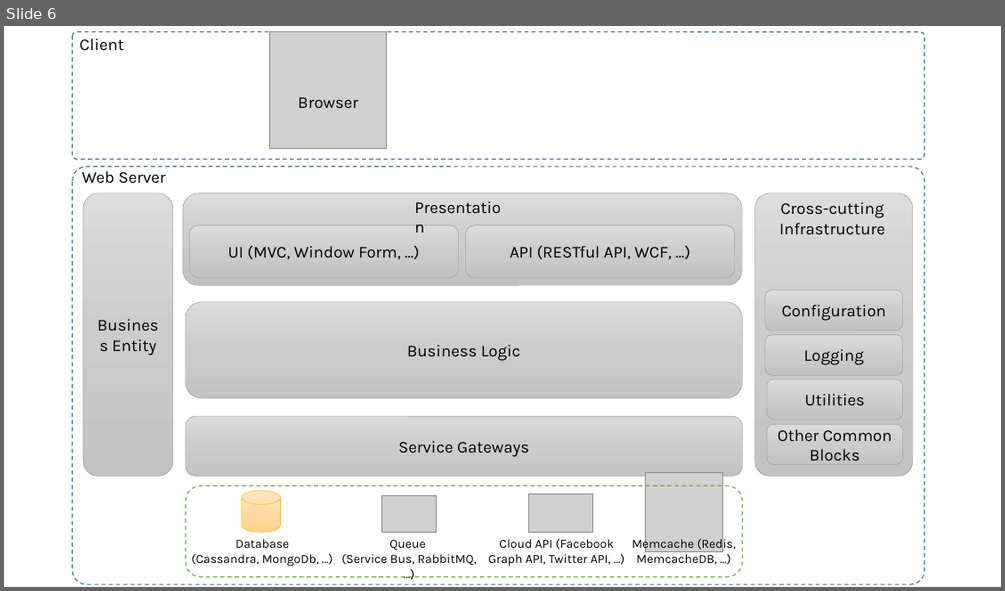
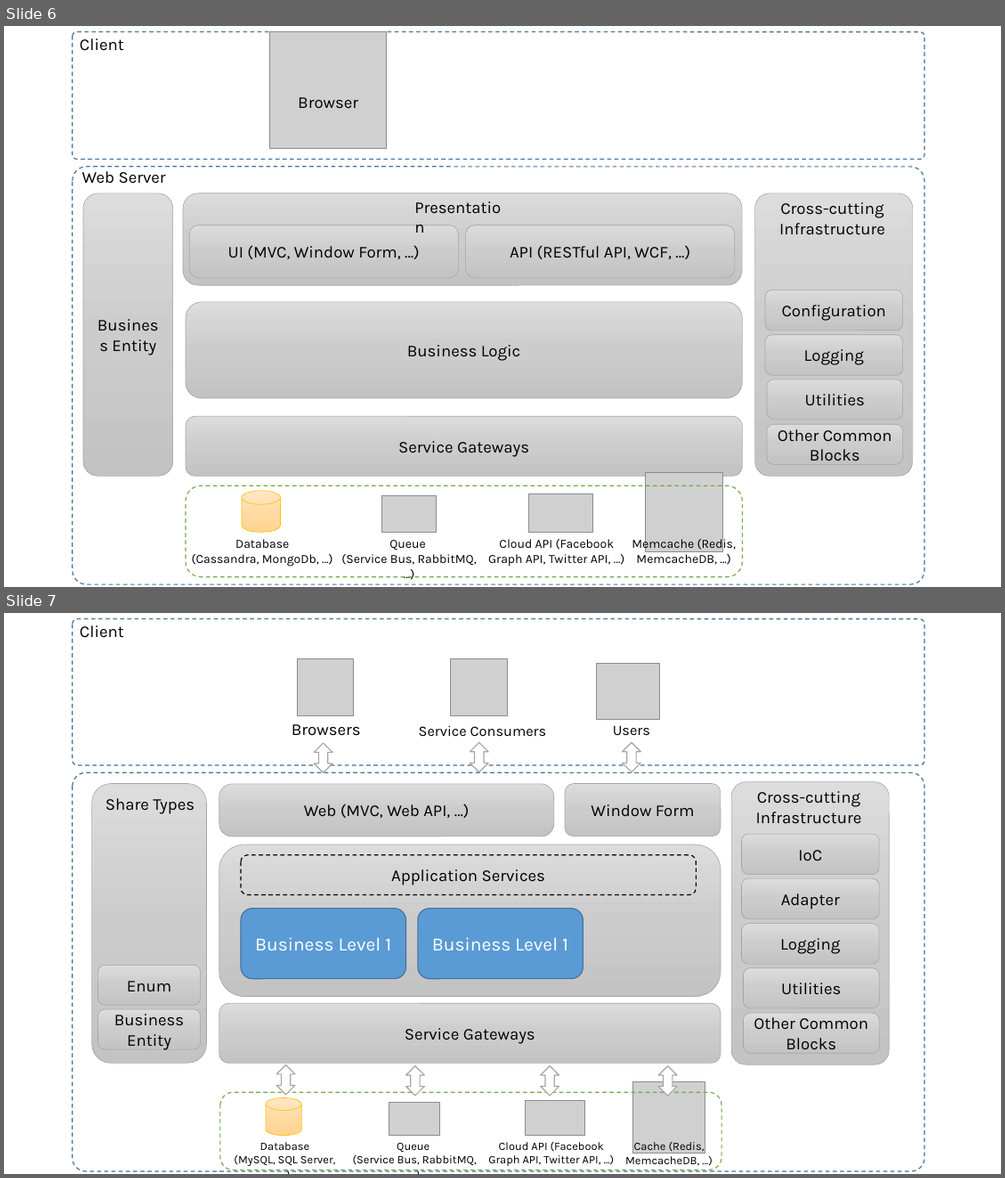
Before and after one commit to liepnguyen/Planru, a slide deck: Documents/Lessons Learned From Agile Quality Assurance In Scrum.pptx. Shown one above the other, each under a label of ours: slide 6 before the commit, slides 6 and 7 after it. The pictures are 1005x591 and 1005x1178 pixels, drawn with LibreOffice and Linux fonts; fonts in the diff are those of the drawing; grey boxes stand for pictures. Boxes give left, top, right and bottom in pixels: in the first picture for what was removed or moved away, otherwise in the second. Text is boxed around its words. In the diff, an @@ line names an element or a change of style, - is before the commit and + after.

```diff
--- a/Documents/Lessons Learned From Agile Quality Assurance In Scrum.pptx
+++ b/Documents/Lessons Learned From Agile Quality Assurance In Scrum.pptx
@@ slide 7 added at bbox=[4, 613, 1001, 1174], background #FFFFFF @@
@@ rounded rectangle added at bbox=[72, 619, 924, 765], outline #43739E 1 pt dashed @@
@@ text added at bbox=[80, 625, 124, 638], 16 pt, text #000000 @@
+Client
@@ picture added at bbox=[297, 659, 354, 716] @@
@@ picture added at bbox=[451, 659, 507, 716] @@
@@ picture added at bbox=[596, 663, 660, 719] @@
@@ text added at bbox=[291, 724, 361, 736], 16 pt, text #000000 @@
+Browsers
@@ up down arrow added at bbox=[315, 743, 333, 773], fill #FFFFFF, outline #A5A5A5 1 pt @@
@@ text added at bbox=[419, 725, 546, 736], 14 pt, text #000000 @@
+Service Consumers
@@ up down arrow added at bbox=[469, 742, 488, 772], fill #FFFFFF, outline #A5A5A5 1 pt @@
@@ text added at bbox=[613, 725, 650, 735], 14 pt, text #000000 @@
+Users
@@ up down arrow added at bbox=[623, 742, 641, 772], fill #FFFFFF, outline #A5A5A5 1 pt @@
@@ rounded rectangle added at bbox=[72, 773, 924, 1172], outline #43739E 1 pt dashed @@
@@ rounded rectangle added at bbox=[219, 784, 554, 835], fill gradient #DDDDDD to #CDCDCD to #C4C4C4, outline #A5A5A5 0.5 pt, 16 pt, text #000000 @@
+Web (MVC, Web API, …)
@@ rounded rectangle added at bbox=[565, 784, 720, 835], fill gradient #DDDDDD to #CDCDCD to #C4C4C4, outline #A5A5A5 0.5 pt, 16 pt, text #000000 @@
+Window Form
@@ rounded rectangle added at bbox=[219, 844, 721, 997], fill gradient #DDDDDD to #CDCDCD to #C4C4C4, outline #A5A5A5 0.5 pt @@
@@ group added at bbox=[732, 782, 890, 1064]: 6 rounded rectangles, 1 text @@
+Cross-cutting Infrastructure
+Logging
+Utilities
+Adapter
+Other Common Blocks
+IoC
@@ rounded rectangle added at bbox=[241, 855, 696, 895], outline #000000 1 pt dashed, 16 pt, text #000000 @@
+Application Services
@@ rounded rectangle added at bbox=[241, 908, 406, 979], fill #5B9BD5, outline #43739E 1 pt, 18 pt, text #FFFFFF @@
+Business Level 1
@@ rounded rectangle added at bbox=[418, 908, 582, 979], fill #5B9BD5, outline #43739E 1 pt, 18 pt, text #FFFFFF @@
+Business Level 1
@@ group added at bbox=[91, 784, 206, 1063]: 3 rounded rectangles, 1 text @@
+Share Types
+Business Entity
+Enum
@@ rounded rectangle added at bbox=[219, 1004, 721, 1063], fill gradient #DDDDDD to #CDCDCD to #C4C4C4, outline #A5A5A5 0.5 pt, 16 pt, text #000000 @@
+Service Gateways
@@ up down arrow added at bbox=[276, 1064, 295, 1094], fill #FFFFFF, outline #A5A5A5 1 pt @@
@@ up down arrow added at bbox=[406, 1065, 425, 1095], fill #FFFFFF, outline #A5A5A5 1 pt @@
@@ up down arrow added at bbox=[541, 1065, 559, 1095], fill #FFFFFF, outline #A5A5A5 1 pt @@
@@ up down arrow added at bbox=[658, 1066, 677, 1096], fill #FFFFFF, outline #A5A5A5 1 pt @@
@@ group added at bbox=[220, 1082, 722, 1170]: 4 texts, 3 pictures, 1 cylinder, 1 rounded rectangle @@
+Database
+(MySQL, SQL Server, …)
+Queue
+(Service Bus, RabbitMQ, …)
+Cloud API (Facebook Graph API, Twitter API, …)
+Cache (Redis, MemcacheDB, …)
```
Also in this commit, not shown: 1 slide changed.
